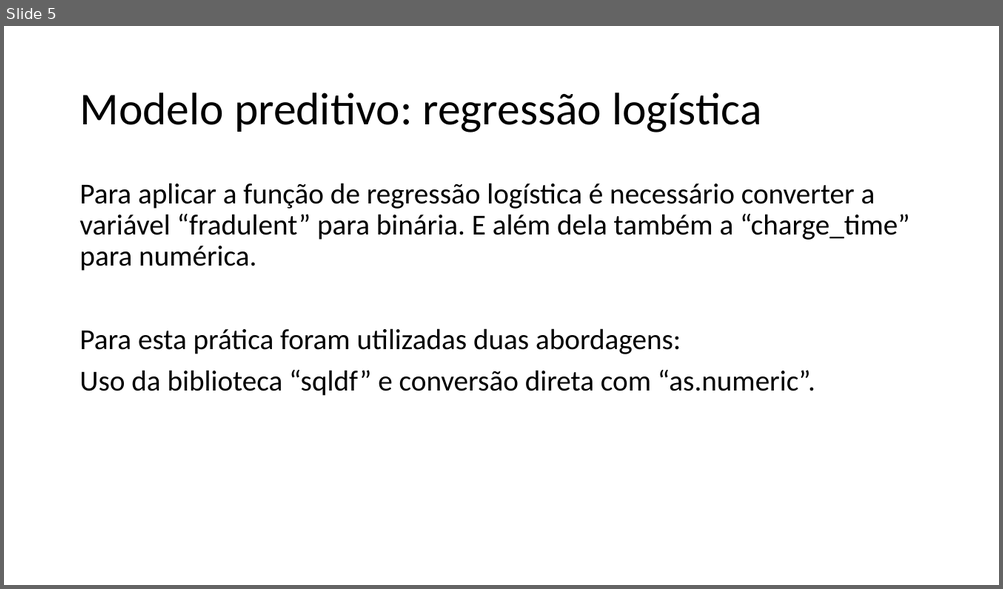
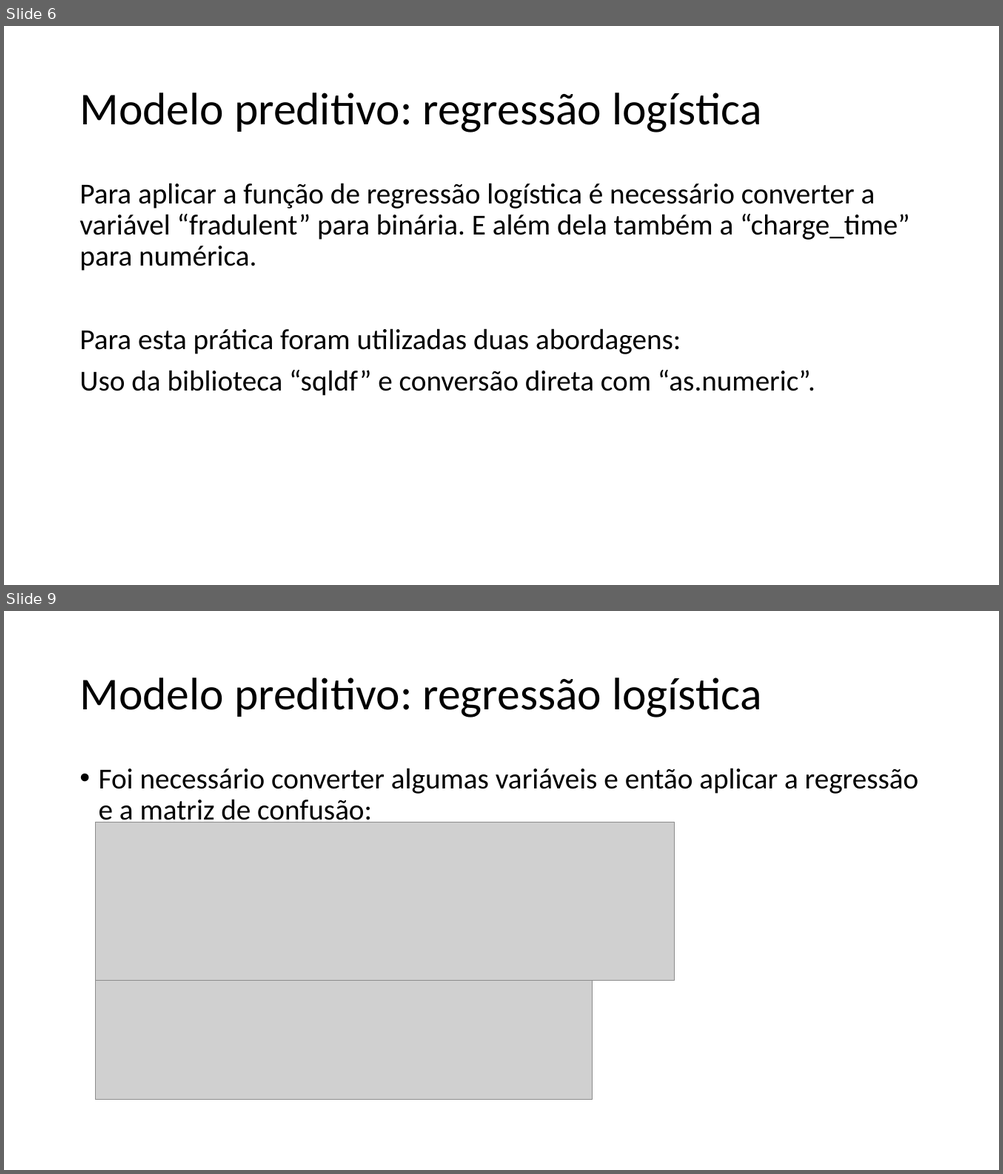
Before and after one commit to padovese/academic-projects, a slide deck: regressao/apresentacao.pptx. Shown one above the other, each under a label of ours: slide 5 before the commit, slides 6 and 9 after it; the slides between them are not shown. The pictures are 1003x589 and 1003x1174 pixels, drawn with LibreOffice and Linux fonts; fonts in the diff are those of the drawing; grey boxes stand for pictures. Boxes give left, top, right and bottom in pixels: in the first picture for what was removed or moved away, otherwise in the second. Text is boxed around its words. In the diff, an @@ line names an element or a change of style, - is before the commit and + after.

```diff
--- a/regressao/apresentacao.pptx
+++ b/regressao/apresentacao.pptx
@@ slide 9 added at [4, 611, 999, 1170], background #FFFFFF @@
@@ title added at [79, 678, 761, 718], 44 pt, text #000000 @@
+Modelo preditivo: regressão logística
@@ text added at [99, 768, 919, 827], 28 pt, text #000000 @@
+• Foi necessário converter algumas variáveis e então aplicar a regressão e a matriz de confusão:
@@ picture added at [95, 822, 674, 980] @@
@@ picture added at [95, 981, 592, 1099] @@
@@ what was slide 5 is now slide 6 @@
```
Also in this commit, not shown: 2 slides changed, 2 other slides added, 1 other file.
